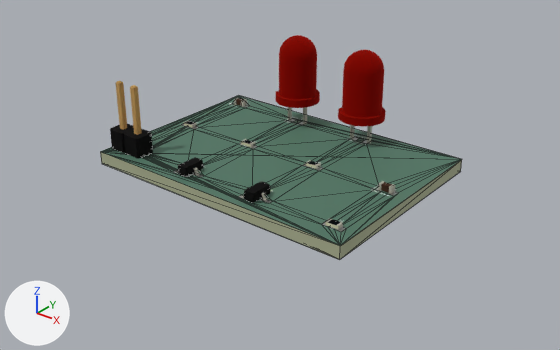
The glTF model apps/pcb-viewer/public/astable-flasher.glb, before and after one commit.
Rendered twice from a camera (50 mm lens) standing at (0.1533, -0.1665, 0.0402) and looking at (0.1017, -0.1021, 0.0003). Arrows for +X, +Y and +Z are at lower left; the lights stay in place. The first picture is the older version. Mesh edges are drawn as thin lines on the coarser meshes. Where no turn or scale is listed for an object, it has been applied to the vertices. Vertices at exactly the same position are counted once.

Names of what the first picture shows: '=>[0:1:1:11]', '=>[0:1:1:16]', '=>[0:1:1:17]', '=>[0:1:1:18]', '=>[0:1:1:7]', '=>[0:1:1:7].001', '=>[0:1:1:9]' and 9 more.
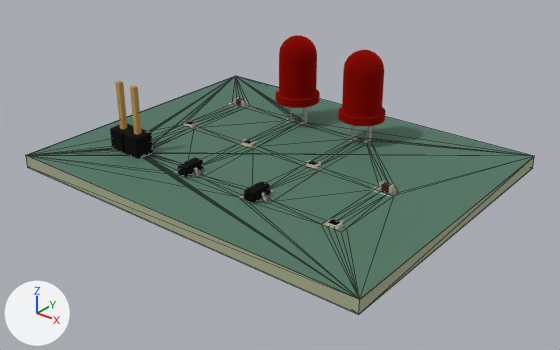
Commit message: chore(pcb): regenerate the gallery through the fixed pipeline

Where the change shows, as pixel boxes [x1, y1, x2, y2] in the pictures (560 x 350 px):
'=>[0:1:1:16]', reshaped (40% wider, 49% taller): before [100, 96, 462, 245]; after [27, 76, 534, 299]
'=>[0:1:1:18]', reshaped (mostly hidden): before [100, 121, 462, 259]; after [26, 121, 534, 314]
'=>[0:1:1:17]', reshaped (mostly hidden): before [104, 164, 457, 260]; after [28, 167, 529, 315]

Diff of the bpy script that builds the scene:
```diff
--- a/apps/pcb-viewer/public/astable-flasher.glb.py
+++ b/apps/pcb-viewer/public/astable-flasher.glb.py
@@ me_board_soldermask @@
 # used by ob_0_1_1_16; location = (0.0, 0.0, 0.0)
-me_board_soldermask.from_pydata(...)  # 120 vertices, 166 faces; spans x 0.0822..0.1176, y -0.1127..-0.0873, z 0.0016
+me_board_soldermask.from_pydata(...)  # 120 vertices, 166 faces; spans x 0.076..0.124, y -0.119..-0.081, z 0.0016
+# me_board_soldermask part 1
+# 1 vertex is removed from x 0.1176, y -0.0873, z 0.0016
+# 49 faces are deleted
+# 3 vertices move from x 0.0822..0.1176, y -0.1127..-0.0873, z 0.0016 to x 0.076..0.124, y -0.119..-0.081, z 0.0016
+# 1 vertex is added at (0.124, -0.081, 0.0016)
+# 49 new faces join them
 me_board_soldermask.materials.append(mat_mat_13)
@@ me_board_soldermask_001 @@
 # used by ob_0_1_1_17; location = (0.0, 0.0, 0.0)
-me_board_soldermask_001.from_pydata(...)  # 32 vertices, 34 faces; spans x 0.0822..0.1176, y -0.1127..-0.0873, z 0.0
-me_board_soldermask_001.vertices[0].co = (0.0822, -0.1127, 0.0)  # pixel (101, 163)
-me_board_soldermask_001.vertices[1].co = (0.0822, -0.0873, 0.0)
-me_board_soldermask_001.vertices[2].co = (0.1176, -0.0873, 0.0)  # pixel (460, 171)
-me_board_soldermask_001.vertices[3].co = (0.1176, -0.1127, 0.0)  # pixel (339, 259)
+me_board_soldermask_001.from_pydata(...)  # 32 vertices, 34 faces; spans x 0.076..0.124, y -0.119..-0.081, z 0.0
+# me_board_soldermask_001 part 2
+me_board_soldermask_001.vertices[0].co = (0.076, -0.119, 0.0)  # pixel (27, 167)
+me_board_soldermask_001.vertices[1].co = (0.076, -0.081, 0.0)
+me_board_soldermask_001.vertices[2].co = (0.124, -0.081, 0.0)  # pixel (532, 168)
+me_board_soldermask_001.vertices[3].co = (0.124, -0.119, 0.0)  # pixel (358, 314)
 me_board_soldermask_001.materials.append(mat_mat_14)
@@ me_board_pcb @@
 # used by ob_0_1_1_18; location = (0.0, 0.0, 0.0)
-me_board_pcb.from_pydata(...)  # 104 vertices, 212 faces; spans x 0.0822..0.1176, y -0.1127..-0.0873, z 0.0..0.0015
-me_board_pcb.vertices[0].co = (0.1176, -0.1127, 0.0)  # pixel (339, 259)
-me_board_pcb.vertices[1].co = (0.1176, -0.1127, 0.0015)  # pixel (340, 246)
-me_board_pcb.vertices[2].co = (0.0822, -0.1127, 0.0015)  # pixel (100, 151)
-me_board_pcb.vertices[3].co = (0.0822, -0.1127, 0.0)  # pixel (101, 163)
-me_board_pcb.vertices[4].co = (0.1176, -0.0873, 0.0)  # pixel (460, 171)
-me_board_pcb.vertices[5].co = (0.1176, -0.0873, 0.0015)  # pixel (461, 159)
-me_board_pcb.vertices[6].co = (0.0822, -0.0873, 0.0015)  # pixel (238, 95)
-me_board_pcb.vertices[7].co = (0.0822, -0.0873, 0.0)
+me_board_pcb.from_pydata(...)  # 104 vertices, 212 faces; spans x 0.076..0.124, y -0.119..-0.081, z 0.0..0.0015
+# me_board_pcb part 3
+me_board_pcb.vertices[0].co = (0.124, -0.119, 0.0)  # pixel (358, 314)
+me_board_pcb.vertices[1].co = (0.124, -0.119, 0.0015)  # pixel (359, 299)
+me_board_pcb.vertices[2].co = (0.076, -0.119, 0.0015)  # pixel (25, 155)
+me_board_pcb.vertices[3].co = (0.076, -0.119, 0.0)  # pixel (27, 166)
+me_board_pcb.vertices[4].co = (0.124, -0.081, 0.0)  # pixel (532, 167)
+me_board_pcb.vertices[5].co = (0.124, -0.081, 0.0015)  # pixel (534, 156)
+me_board_pcb.vertices[6].co = (0.076, -0.081, 0.0015)  # pixel (235, 76)
+me_board_pcb.vertices[7].co = (0.076, -0.081, 0.0)
 me_board_pcb.materials.append(mat_mat_15)
```
